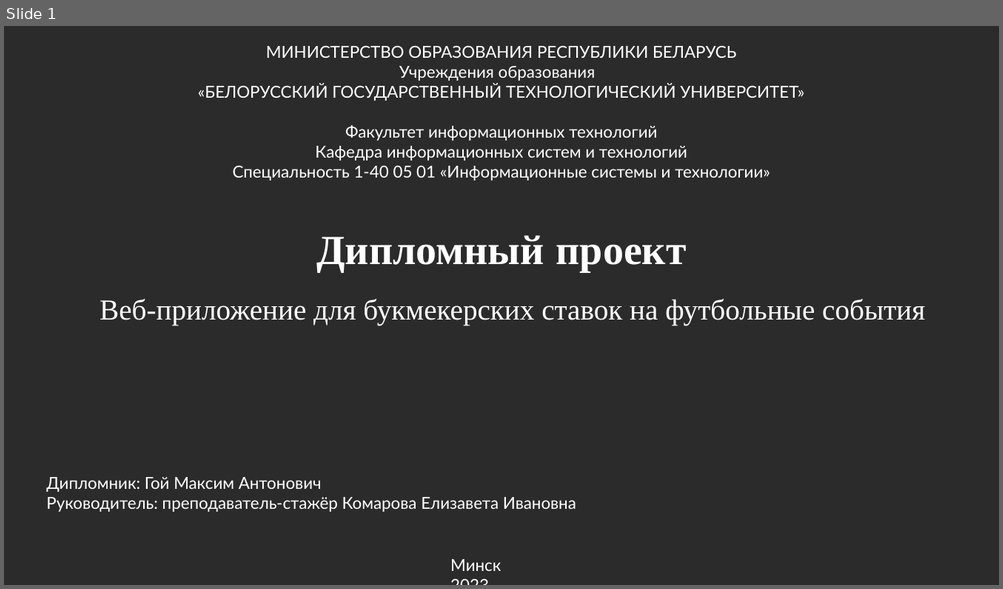
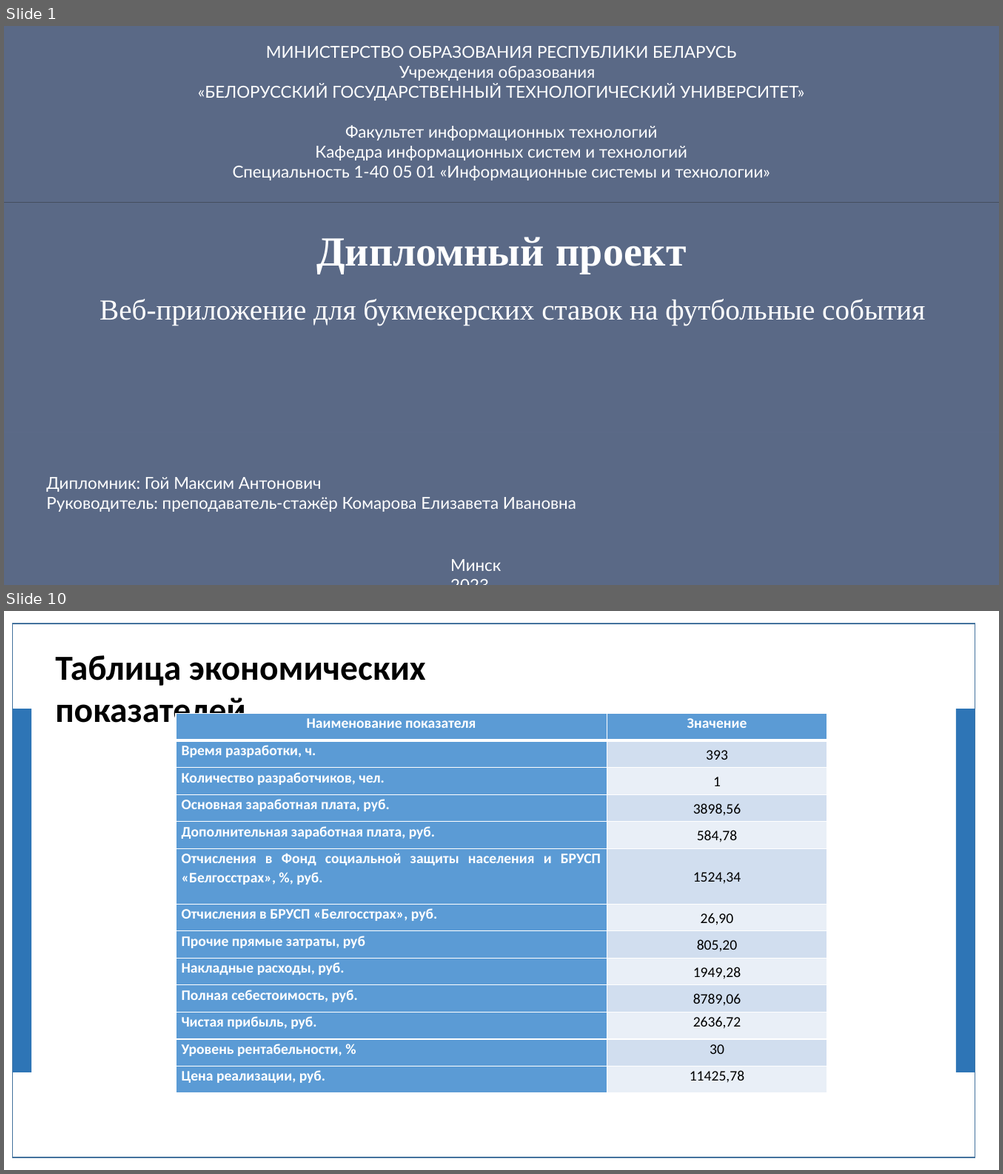
Before and after one commit to jk2911/diplom, a slide deck: doklad.PPTX. Shown one above the other, each under a label of ours: slide 1 before the commit, slides 1 and 10 after it; the slides between them are not shown. The pictures are 1003x589 and 1003x1174 pixels, drawn with LibreOffice and Linux fonts; fonts in the diff are those of the drawing; background and template pictures are left out; a plain dark background stands for a picture behind light text. Boxes give left, top, right and bottom in pixels: in the first picture for what was removed or moved away, otherwise in the second. Text is boxed around its words. In the diff, an @@ line names an element or a change of style, - is before the commit and + after.

```diff
--- a/doklad.PPTX
+++ b/doklad.PPTX
@@ slide 10 added at (x1=4, y1=611, x2=999, y2=1170), background picture (left out) @@
@@ rectangle added at (x1=13, y1=624, x2=975, y2=1158), fill #FFFFFF, outline #43739E 1 pt @@
@@ text added at (x1=55, y1=655, x2=426, y2=731), 34 pt, text #000000, bold @@
+Таблица экономических показателей
@@ rectangle added at (x1=13, y1=709, x2=31, y2=1073), fill #2E75B6 @@
@@ table added at (x1=176, y1=714, x2=827, y2=1094), 13 rows, 2 columns @@
+Наименование показателя | Значение
+Время разработки, ч. | 393
+Количество разработчиков, чел. | 1
+Основная заработная плата, руб. | 3898,56
+Дополнительная заработная плата, руб. | 584,78
+Отчисления в Фонд социальной защиты населения и БРУСП «Белгосстрах», %, руб. | 1524,34
+Отчисления в БРУСП «Белгосстрах», руб. | 26,90
+Прочие прямые затраты, руб | 805,20
+Накладные расходы, руб. | 1949,28
+Полная себестоимость, руб. | 8789,06
+Чистая прибыль, руб. | 2636,72
+Уровень рентабельности, % | 30
+Цена реализации, руб. | 11425,78
@@ rectangle added at (x1=956, y1=709, x2=974, y2=1073), fill #2E75B6 @@
@@ slide 1 changed as well @@
@@ rectangle added at (x1=4, y1=26, x2=999, y2=202), fill #607090 at 90% opacity @@
@@ rectangle added at (x1=4, y1=203, x2=999, y2=432), fill #607090 at 90% opacity @@
@@ rectangle added at (x1=4, y1=432, x2=999, y2=585), fill #607090 at 90% opacity @@
```
Also in this commit, not shown: 1 other slide changed, 9 other slides added, 8 slides removed, 3 other files.
